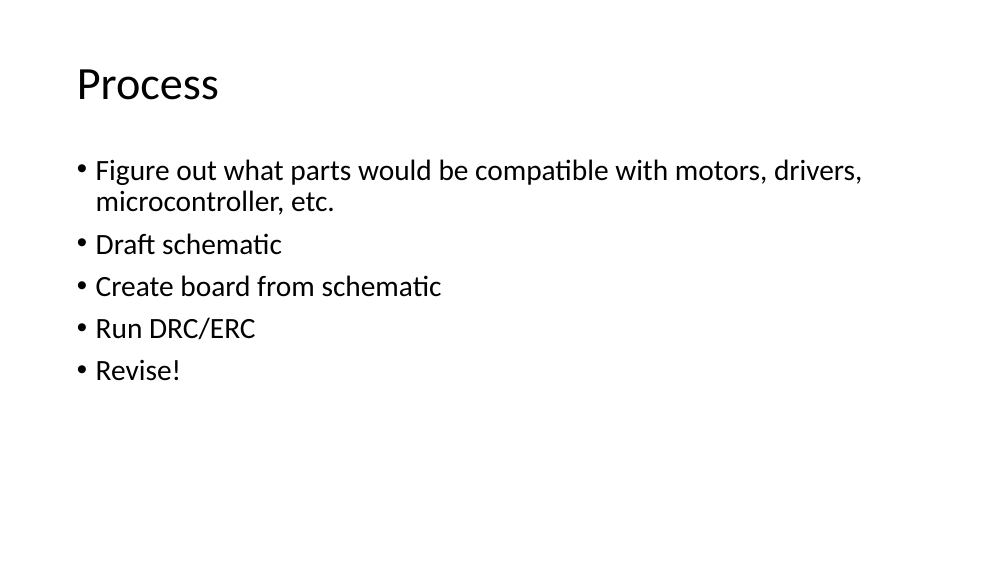
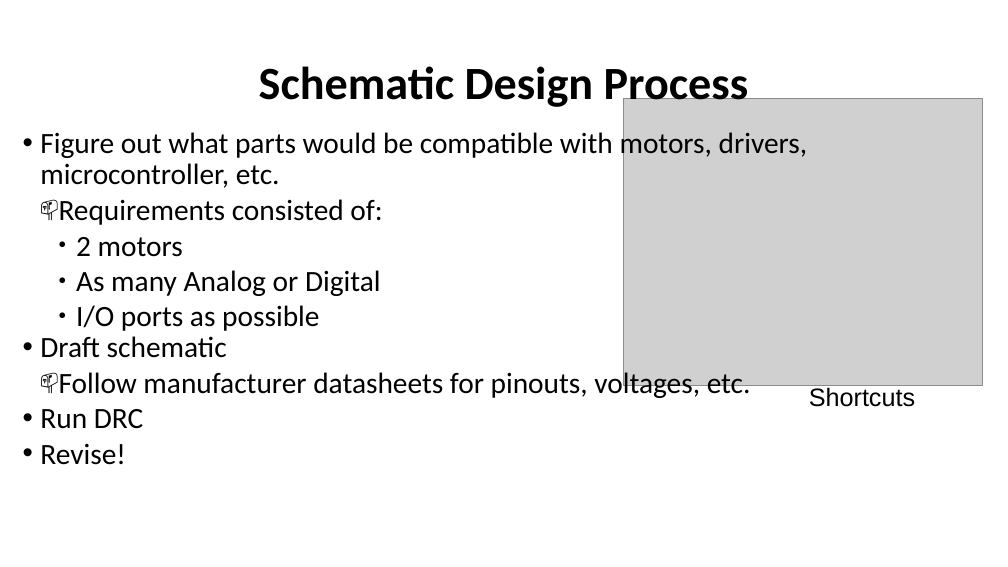
Before and after one commit to mattlumantas/ee190_final, a slide deck: slide 3 of Micromouse_Controller_Presentation.pptx. Drawn at 1008x567 pixels with LibreOffice and Linux fonts; fonts in the diff are those of the drawing; grey boxes stand for pictures. Boxes give left, top, right and bottom in pixels: in the first picture for what was removed or moved away, otherwise in the second. Text is boxed around its words. In the diff, an @@ line names an element or a change of style, - is before the commit and + after.

```diff
--- a/Micromouse_Controller_Presentation.pptx
+++ b/Micromouse_Controller_Presentation.pptx
@@ text at bbox=[259, 66, 749, 111]: text changed; bold on @@
-Process
+Schematic Design Process
@@ picture added at bbox=[624, 98, 983, 386] @@
@@ text "Figure out what parts would ...": place and size @@
-text "Figure out what parts would ..." at bbox=[96, 159, 862, 381]
+text "Figure out what parts would ..." at bbox=[40, 128, 807, 465]
@@ text at bbox=[40, 128, 807, 465]: indent changed; less space between paragraphs; line spacing 0.9 to 1 @@
@@ text at bbox=[59, 199, 382, 331]: paragraphs added @@
+  📫 Requirements consisted of:
+    ● 2 motors
+    ● As many Analog or Digital
+    ● I/O ports as possible
@@ text at bbox=[40, 369, 751, 429]: text changed @@
-• Create board from schematic
-• Run DRC/ERC
+  📫 Follow manufacturer datasheets for pinouts, voltages, etc.
+• Run DRC
@@ text added at bbox=[809, 387, 915, 407], 24 pt, text #000000 @@
+Shortcuts
```
Also in this commit, not shown: 2 other slides changed, 6 slides added, 3 slides removed, 14 other files.
